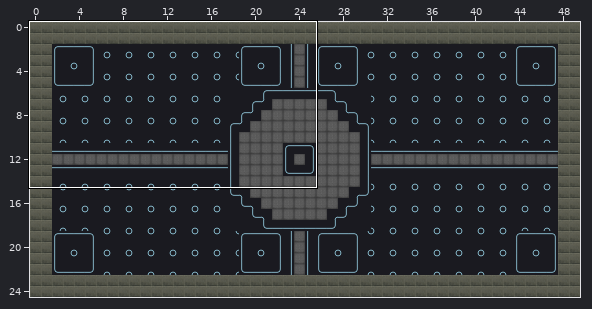
Tiled map -- Alphas/Alphas/assets/map/tiledMap.tmx. The picture above shows the old version from afar; the outline marks the close-up.
Close-up. Before the edit:
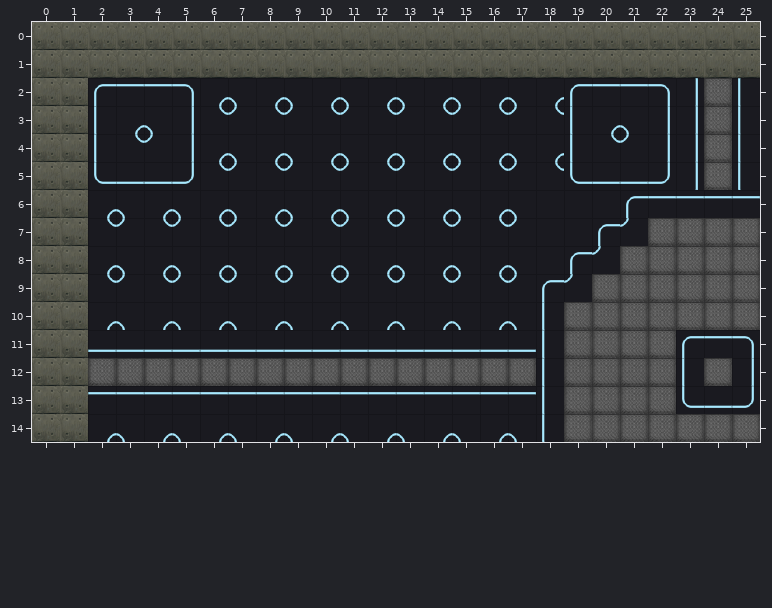
Cells are 32x32 px. Shown: x 0..25, y 0..14. The commit also changed other parts of the map, which this record leaves out.
The result:
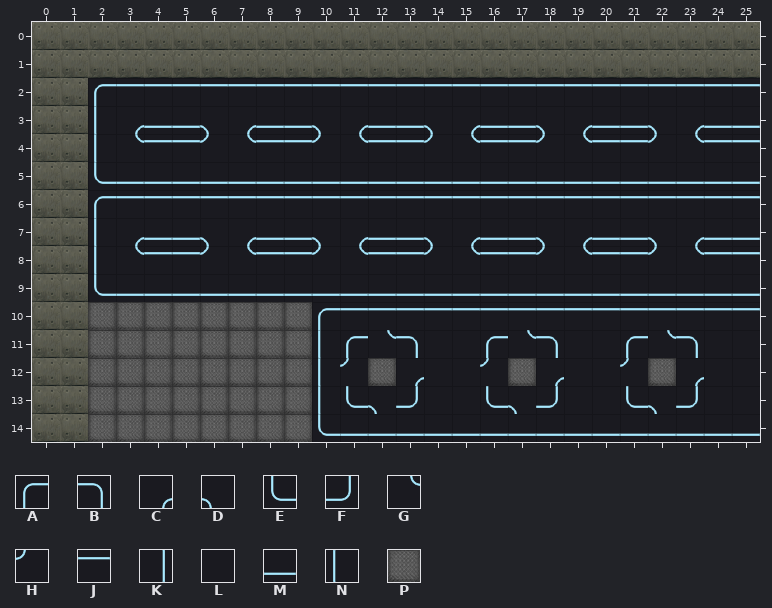
Key: from "tiles": A 0, B 1, C 2, D 3, E 4, F 5, G 6, H 7, J 8, K 9, L 10, M 12, N 13, P 14.
_ is an empty cell.
What changed:
Layer "Ground":
y 2: x 5..19 BCDCDCDCDCDCDCA -> JJJJJJJJJJJJJJJ; x 22..25 BKPN -> JJJJ
y 3: x 4..25 DKGHGHGHGHGHGHGNCDKKPN -> MMDCMMDCMMDCMMDCMMDCMM
y 4: x 4..25 HKCDCDCDCDCDCDCNGHKKPN -> JJHGJJHGJJHGJJHGJJHGJJ
y 5: x 5..19 FGHGHGHGHGHGHGE -> MMMMMMMMMMMMMMM; x 22..25 FKPN -> MMMM
y 6: x 2..21 CDCDCDCDCDCDCDCDLLLA -> AJJJJJJJJJJJJJJJJJJJ
y 7: x 2..25 GHGHGHGHGHGHGHGHLLAHPPPP -> NCMMDCMMDCMMDCMMDCMMDCMM
y 8: x 2..25 CDCDCDCDCDCDCDCDLAHPPPPP -> NGJJHGJJHGJJHGJJHGJJHGJJ
y 9: x 2..25 GHGHGHGHGHGHGHGHAHPPPPPP -> EMMMMMMMMMMMMMMMMMMMMMMM
y 10: x 2..25 CDCDCDCDCDCDCDCDNPPPPPPP -> PPPPPPPPAJJJJJJJJJJJJJJJ
y 11: x 2..25 MMMMMMMMMMMMMMMMNPPPPAJB -> PPPPPPPPNAGBLLAGBLLAGBLL
y 12: x 10..11 PP -> NH; x 13..16 PPPP -> CLLH; x 18..21 NPPP -> CLLH; x 23..25 NPK -> CLL
y 13: x 2..25 JJJJJJJJJJJJJJJJNPPPPEMF -> PPPPPPPPNEDFLLEDFLLEDFLL
y 14: x 2..25 CDCDCDCDCDCDCDCDNPPPPPPP -> PPPPPPPPEMMMMMMMMMMMMMMM
Changed places in both close-ups, as pixel boxes (x1, y1, x2, y2):
changed: (88, 78, 760, 442)
